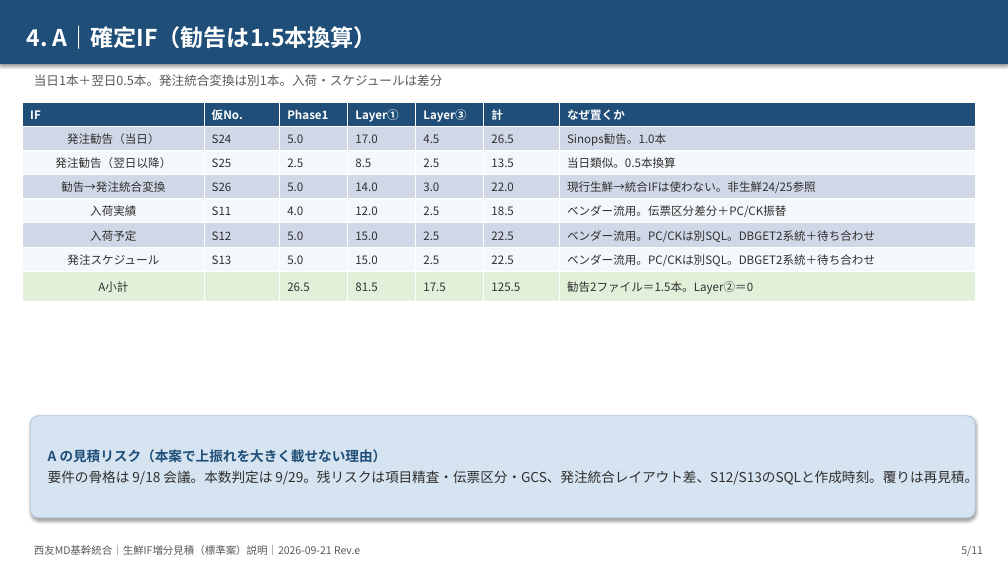
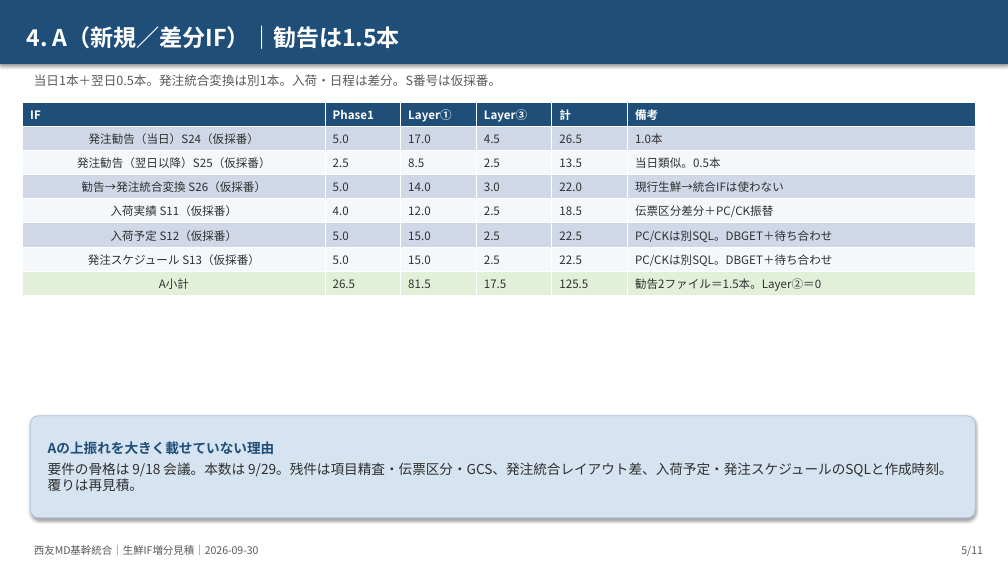
Before and after one commit to ZangPengshi-TREC/Zang_TreC, a slide deck: slide 5 of PMI/Sinops/phase2-detail-design/sources/20260921-生鮮IF増分見積/【説明】生鮮IF増分_標準案見積_リスク着眼_20260921.pptx. Drawn at 1008x567 pixels with LibreOffice and Linux fonts; fonts in the diff are those of the drawing. Boxes give left, top, right and bottom in pixels: in the first picture for what was removed or moved away, otherwise in the second. Text is boxed around its words. In the diff, an @@ line names an element or a change of style, - is before the commit and + after.

```diff
--- a/PMI/Sinops/phase2-detail-design/sources/20260921-生鮮IF増分見積/【説明】生鮮IF増分_標準案見積_リスク着眼_20260921.pptx
+++ b/PMI/Sinops/phase2-detail-design/sources/20260921-生鮮IF増分見積/【説明】生鮮IF増分_標準案見積_リスク着眼_20260921.pptx
@@ text in rectangle at <box>26,25,400,49</box>: text changed @@
-4. A｜確定IF（勧告は1.5本換算）
+4. A（新規／差分IF）｜勧告は1.5本
@@ text at <box>34,74,501,86</box>: text changed @@
-当日1本＋翌日0.5本。発注統合変換は別1本。入荷・スケジュールは差分
+当日1本＋翌日0.5本。発注統合変換は別1本。入荷・日程は差分。S番号は仮採番。
@@ table at <box>23,102,975,296</box> @@
-column 1: IF | 発注勧告（当日） | 発注勧告（翌日以降） | 勧告→発注統合変換 | 入荷実績 | 入荷予定 | 発注スケジュール | A小計
-column 2: 仮No. | S24 | S25 | S26 | S11 | S12 | S13 | 
+column 1: IF | 発注勧告（当日）S24（仮採番） | 発注勧告（翌日以降）S25（仮採番） | 勧告→発注統合変換 S26（仮採番） | 入荷実績 S11（仮採番） | 入荷予定 S12（仮採番） | 発注スケジュール S13（仮採番） | A小計
-column 7: なぜ置くか | Sinops勧告。1.0本 | 当日類似。0.5本換算 | 現行生鮮→統合IFは使わない。非生鮮24/25参照 | ベンダー流用。伝票区分差分＋PC/CK振替 | ベンダー流用。PC/CKは別SQL。DBGET2系統＋待ち合わせ | ベンダー流用。PC/CKは別SQL。DBGET2系統＋待ち合わせ | 勧告2ファイル＝1.5本。Layer②＝0
+column 6: 備考 | 1.0本 | 当日類似。0.5本 | 現行生鮮→統合IFは使わない | 伝票区分差分＋PC/CK振替 | PC/CKは別SQL。DBGET＋待ち合わせ | PC/CKは別SQL。DBGET＋待ち合わせ | 勧告2ファイル＝1.5本。Layer②＝0
@@ text in rounded rectangle at <box>48,441,952,491</box>: text changed @@
-A の見積リスク（本案で上振れを大きく載せない理由）
-要件の骨格は 9/18 会議。本数判定は 9/29。残リスクは項目精査・伝票区分・GCS、発注統合レイアウト差、S12/S13のSQLと作成時刻。覆りは再見積。
+Aの上振れを大きく載せていない理由
+要件の骨格は 9/18 会議。本数は 9/29。残件は項目精査・伝票区分・GCS、発注統合レイアウト差、入荷予定・発注スケジュールのSQLと作成時刻。覆りは再見積。
@@ text at <box>34,545,259,555</box>: text changed @@
-西友MD基幹統合｜生鮮IF増分見積（標準案）説明｜2026-09-21 Rev.e
+西友MD基幹統合｜生鮮IF増分見積｜2026-09-30
```
Also in this commit, not shown: 10 other slides changed, 17 other files.
